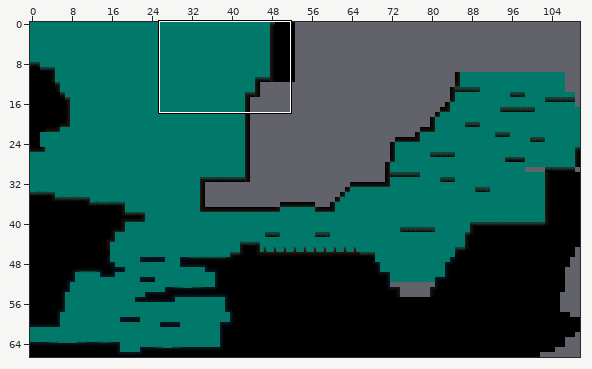
Two versions of a level (Tiled map, Output/Assets/Maps/Map21.tmx). Above, an overview of the earlier version with the close-up marked.
Close-up. First the earlier version:
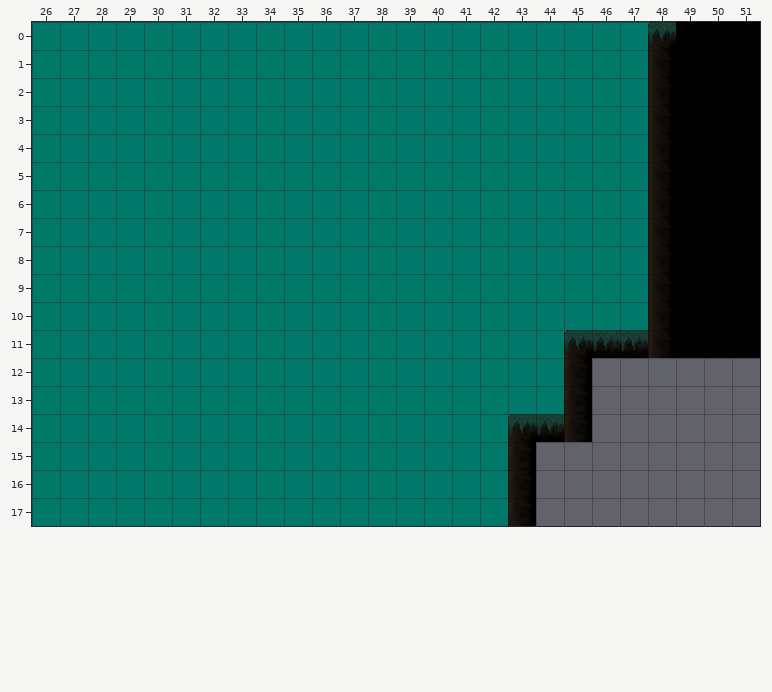
Cells are 64x64 px. Shown: x 26..51, y 0..17. The commit also changed other parts of the map, which this record leaves out.
New version:
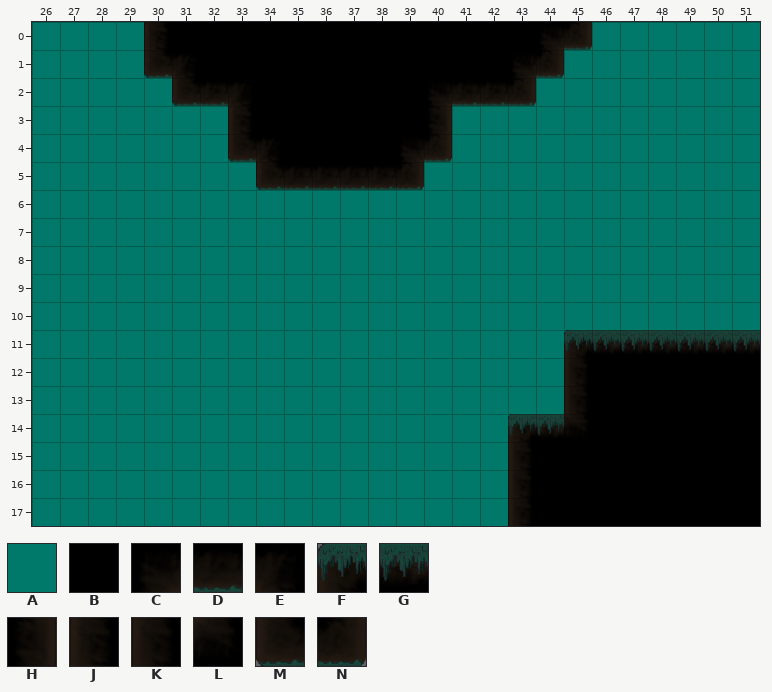
Key: from "Mangrove_background": A 2; from "tiles_cave": B 11; from "tiles_manglar": C 11, D 12, E 13, F 15, G 16, H 21, J 23, K 25, L 33, M 35, N 37.
_ is an empty cell, . an unchanged one.
The edit:
--- layer "Background"
@@ x 44..49 @@
-11 ....__
-12 ..____
-13 ..____
-14 .___..
-15 ___...
-16 __....
-17 __....
+11 ....AA
+12 ..AAAA
+13 ..AAAA
+14 .AAA..
+15 AAA...
+16 AA....
+17 AA....
--- layer "Platforms"
@@ x 30..51 @@
- 0 ________________..FBBB
- 1 _______________...KBBB
- 2 ._____________....KBBB
- 3 ...________.......KBBB
- 4 ...________.......KBBB
- 5 ....______........KBBB
- 6 ..................KBBB
- 7 ..................KBBB
- 8 ..................KBBB
- 9 ..................KBBB
-10 ..................KBBB
-11 ..................KBBB
-12 ................______
-13 ................______
-14 ...............K______
-15 ..............________
-16 ..............________
-17 ..............________
+ 0 JBBBBBBBBBBBBBCN..____
+ 1 MEBBBBBBBBBBBCN...____
+ 2 .MDEBBBBBBCDDN....____
+ 3 ...JBBBBBBH.......____
+ 4 ...MEBBBBCN.......____
+ 5 ....MDDDDN........____
+ 6 ..................____
+ 7 ..................____
+ 8 ..................____
+ 9 ..................____
+10 ..................____
+11 ..................GGGG
+12 ................BBBBBB
+13 ................BBBBBB
+14 ...............LBBBBBB
+15 ..............BBBBBBBB
+16 ..............BBBBBBBB
+17 ..............BBBBBBBB
Where, in picture pixels (left, top, right, bottom), the same in both close-ups:
changed: (144, 22, 760, 526)
